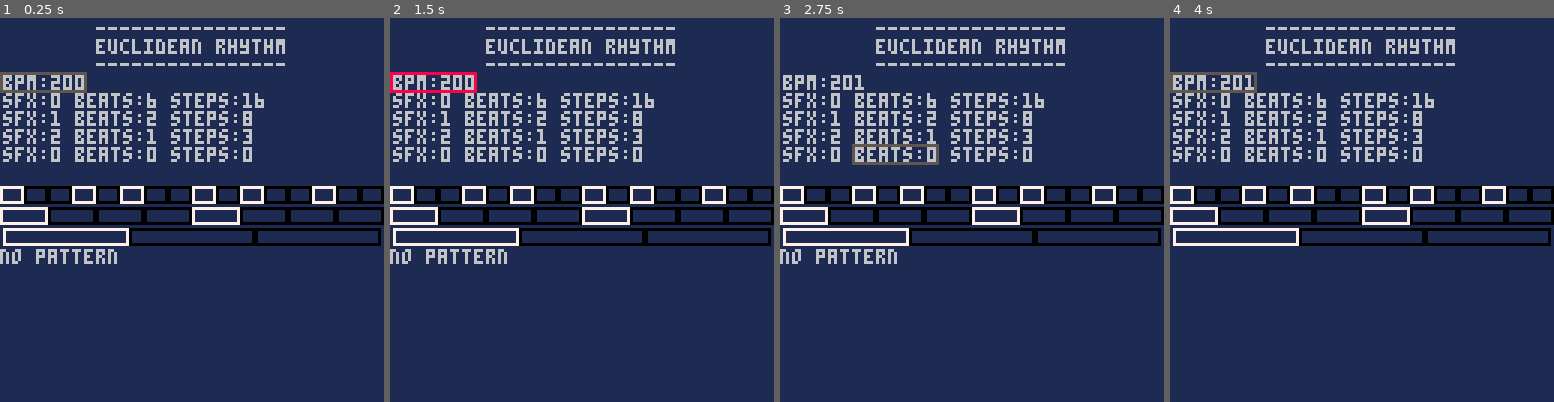
Above: before the commit, frames 1-4 (left to right).
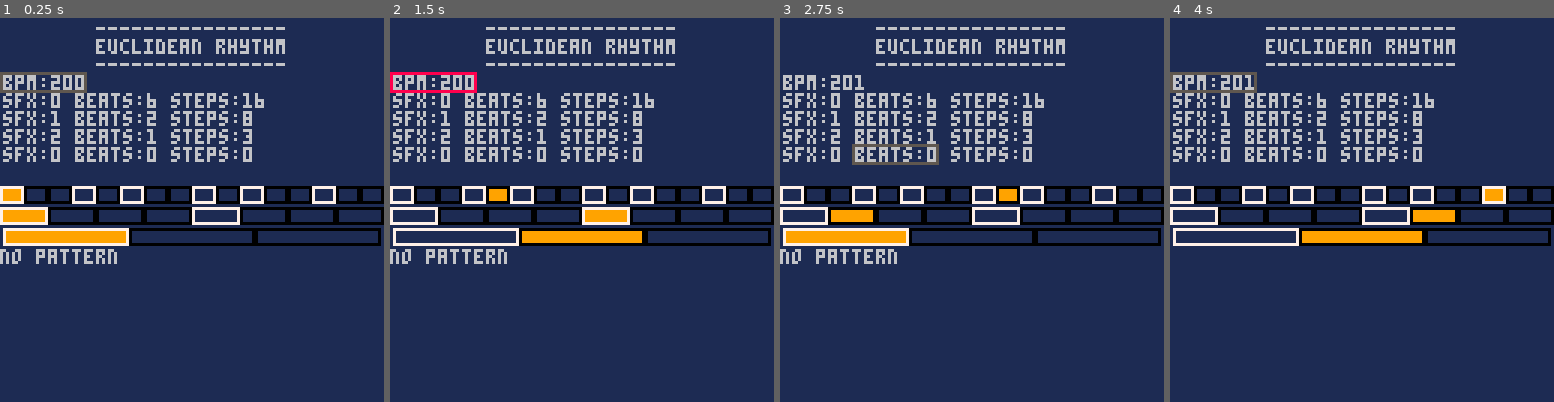
Above: after the commit, the same moments.

Repository: polouis/euclidean-rhythm
Game: PICO-8 cartridge euclid.p8
Same seed, same stepped clock (60 frames per second), same inputs: the game is played once before the commit and once after it.
Inputs:
- Up to frame 1 (0.25 s): no input
- Up to frame 2 (1.5 s): tap X (X key) at 0.33, 1.07 s; tap O (Z key) at 0.7 s
- Up to frame 3 (2.75 s): hold Right 1.6-2.1 s; tap O (Z key) at 1.7, 2.1, 2.5 s; tap X (X key) at 1.85 s; hold Up 2.15-2.42 s; hold Right from 2.47 s (still down)
- Up to frame 4 (4 s): tap O (Z key) at 2.9, 3.3, 3.7 s; tap X (X key) at 2.97 s; release Right at 3.03 s; hold Left 3.08-3.58 s; hold Down 3.63-3.97 s

The runs differ from the first frame. In frame 1, 1.5% of the frame differs, in the area x 0-33%, y 44-59%; in frame 2, 1.5%; in frame 3, 1.5%; in frame 4, 1.5%.

Commit message:
Added pattern playing animation

Diff:
--- a/main.lua
+++ b/main.lua
@@ -62,7 +62,6 @@
 end
 
 function _update()
-  seq.update()
   focusManager.update()
 
   uiBpm.update()
@@ -71,6 +70,10 @@
   end
 
   for i = 1, 4 do
+    if uiTracks[i].pattern.playIndex ~= seq.trackGet(i).getPlayIndex() then
+      uiTracks[i].pattern.setPlayIndex(seq.trackGet(i).getPlayIndex())
+    end
+
     uiTracks[i].sfx.update()
     uiTracks[i].beats.update()
     uiTracks[i].steps.update()
@@ -99,4 +102,6 @@
 
   end
 
+  seq.update()
+
 end
--- a/sound/track.lua
+++ b/sound/track.lua
@@ -1,7 +1,7 @@
 function newTrack(initialChannel)
   local self = {
     -- private
-    stepIndex = 1,
+    stepIndex = 0,
     channel = initialChannel,
 
     -- public
@@ -20,13 +20,15 @@
     if self.pattern == nil then
       return
     end
-    if self.pattern.data[self.stepIndex] == 1 then
-      sfx(self.sfx, self.channel)
-    else
-    end
     self.stepIndex = self.stepIndex + 1
     if self.stepIndex > #self.pattern.data then
       self.stepIndex = 1
+    end
+    if self.pattern.data[self.stepIndex] == 1 then
+      printh("    playing step " .. self.stepIndex, "euclid")
+
+      sfx(self.sfx, self.channel)
+    else
     end
   end
 
@@ -50,9 +52,12 @@
     self.mute = mute
   end
 
-
   local getMute = function()
     return self.mute
+  end
+
+  local getPlayIndex = function()
+    return self.stepIndex
   end
 
   return {
@@ -63,5 +68,6 @@
     getSfx = getSfx,
     getMute = getMute,
     setMute = setMute,
+    getPlayIndex = getPlayIndex,
   }
 end
--- a/ui/color.lua
+++ b/ui/color.lua
@@ -6,4 +6,5 @@
 
   emptyStep = 0,
   filledStep = 7,
+  playStep = 9,
 }
--- a/ui/pattern.lua
+++ b/ui/pattern.lua
@@ -3,6 +3,7 @@
     pattern = nil,
     x = x,
     y = y,
+    playIndex = 1,
   }
 
   local setPattern = function(pattern)
@@ -25,11 +26,19 @@
       else
         rect(x, y, x + stepWidth - 1, y + 5, uiColor.emptyStep)
       end
+      if i == self.playIndex then
+        rectfill(x+1, y+1, x + stepWidth - 2, y + 4, uiColor.playStep)
+      end
     end
+  end
+
+  local setPlayIndex = function(index)
+    self.playIndex = index
   end
 
   self.setPattern = setPattern
   self.draw = draw
+  self.setPlayIndex = setPlayIndex
 
   return self
 end
